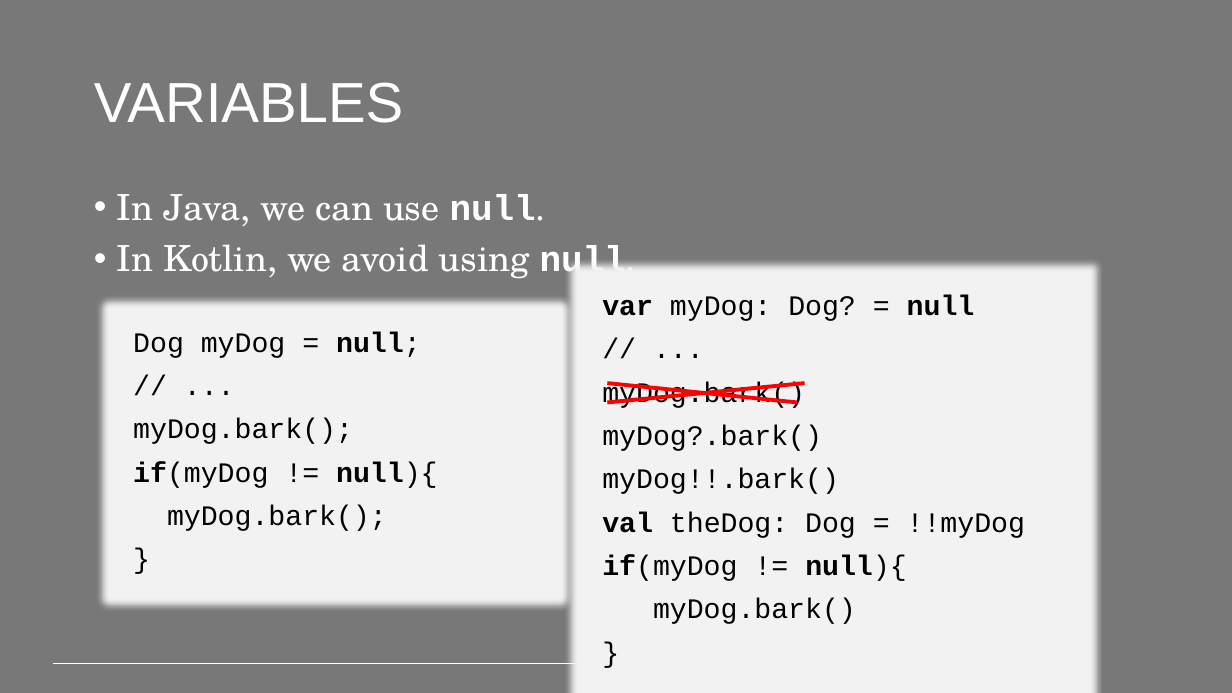
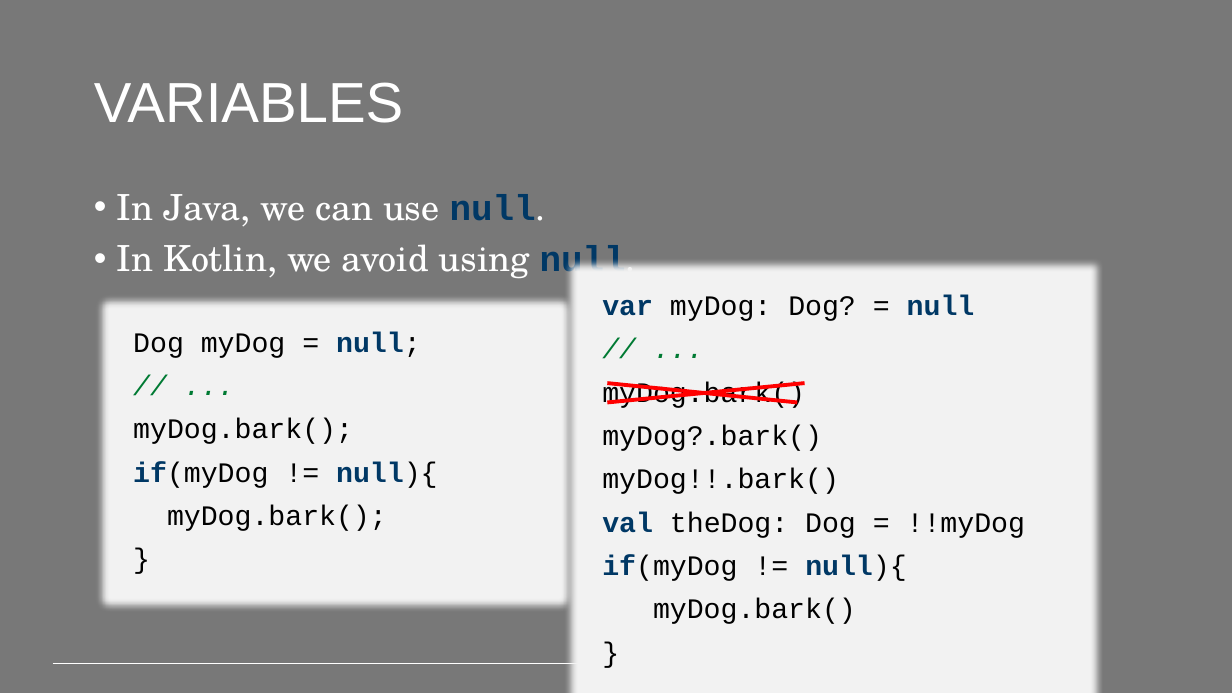
Before and after one commit to PeppeL-G/course-material, a slide deck: slide 6 of src/lectures/kotlin/kotlin.pptx. Drawn at 1232x693 pixels with LibreOffice and Linux fonts; fonts in the diff are those of the drawing; background and template pictures are left out. Boxes give left, top, right and bottom in pixels: in the first picture for what was removed or moved away, otherwise in the second. Text is boxed around its words. In the diff, an @@ line names an element or a change of style, - is before the commit and + after.

Commit message:
Added Kotlin lecture

```diff
--- a/src/lectures/kotlin/kotlin.pptx
+++ b/src/lectures/kotlin/kotlin.pptx
@@ text "In Java, we can use ..." at (117,194,636,282): text colour #FFFFFF to #003865 in "null.", "null." @@
@@ text at (602,295,1025,581): text colour #000000 to #003865 in "var null", "val", "if(myDog null){"; text colour #000000 to #007A33, italic on in "// ..." @@
@@ text at (133,332,437,488): text colour #000000 to #003865 in "null;", "if(myDog null){"; text colour #000000 to #007A33, italic on in "// ..." @@
```
Also in this commit, not shown: 20 other slides changed, 2 slides added, 3 other files.
